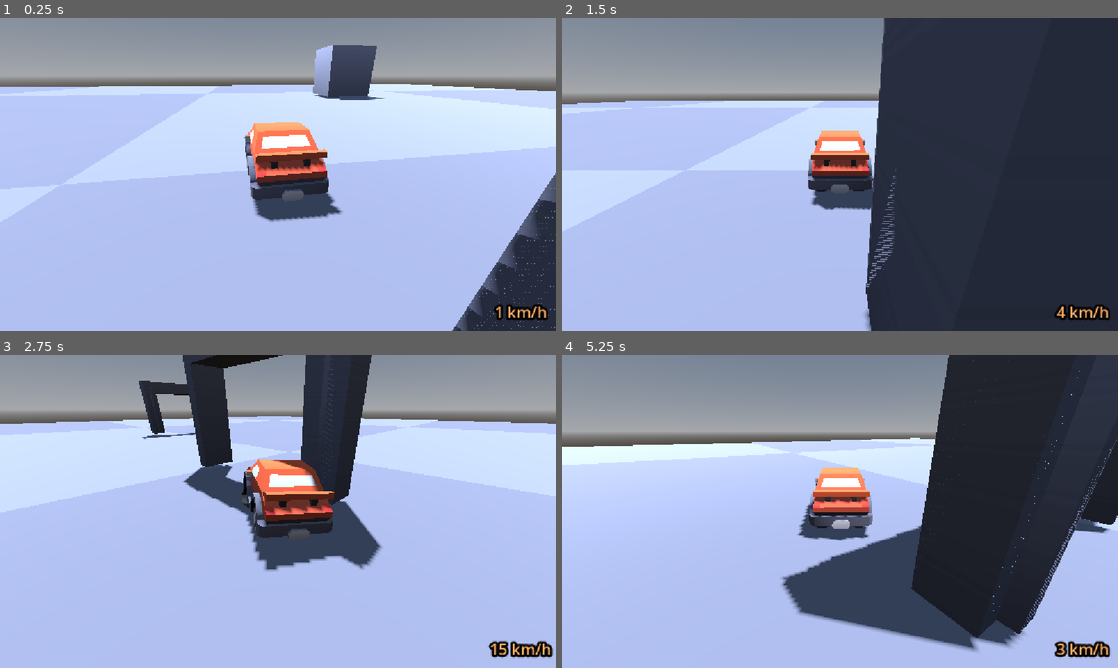
Above: before the commit, frames 1-4 (two rows, left to right).
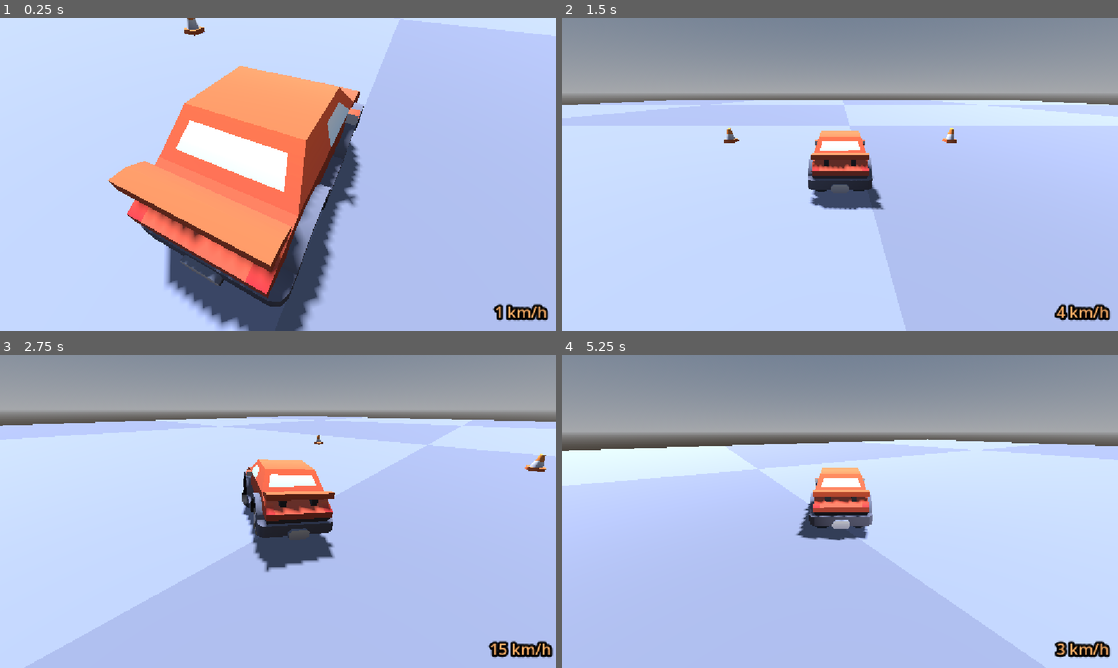
Above: after the commit, the same moments.

Repository: paxakaxap/dungeondriver
Game: Godot game, scene res://Scenes/race_template.tscn
The game is run twice, just before and just after one commit, with the same random seed, the same clock (stepped at 60 frames per second) and the same inputs. Before the commit the project starts from res://Scenes/test_drive2.tscn.
Inputs (mouse positions are in pixels of both pictures, inside the frame that each line leads up to):
- Up to frame 1 (0.25 s): no input
- Up to frame 2 (1.5 s): tap Enter at 0.5, 0.6 s; move the mouse to (962, 158) at 0.52 s; hold Right (ui_right) 0.53-1.28 s; click (962, 158) at 0.67 s; tap Space (ui_select) at 0.77 s; move the mouse to (728, 190) at 1.27 s; hold Down (ui_down) from 1.28 s (still down); tap Keypad Enter at 1.35 s
- Up to frame 3 (2.75 s): tap Space (ui_select) at 1.52 s; move the mouse to (333, 442) at 2.02 s; release Down (ui_down) at 2.03 s; hold Right (ui_right) from 2.03 s (still down); tap Enter at 2.1 s
- Up to frame 4 (5.25 s): move the mouse to (812, 574) at 2.77 s; release Right (ui_right) at 2.78 s; hold Up (ui_up) 2.78-3.53 s; tap Keypad Enter at 2.85, 4.35 s; click (812, 574) at 2.92 s; tap Space (ui_select) at 3.02, 3.77, 4.52 s; move the mouse to (1006, 558) at 3.52 s; hold Left (ui_left) 3.53-5.03 s; tap Enter at 3.6, 5.1 s; move the mouse to (673, 464) at 4.27 s; move the mouse to (867, 511) at 5.02 s; hold Down (ui_down) from 5.03 s (still down); click (867, 511) at 5.17 s

The runs differ from the first frame. In frame 1, 57% of the frame differs, in the area x 0-100%, y 0-100%; in frame 2, 53%; in frame 3, 20%; in frame 4, 40%.

Commit message:
camera fix

Diff:
--- a/Scripts/camera_follow.gd
+++ b/Scripts/camera_follow.gd
@@ -7,18 +7,40 @@
 var target: Node3D
 
 func _ready() -> void:
-	# Try to find the target if not set via NodePath or if it failed
-	if not target and target_path:
+	# 1. Try exported target_path first
+	if not target and not target_path.is_empty():
 		target = get_node_or_null(target_path)
 
-	# If still no target, try to find the car after it has been spawned
+	# 2. Try finding the car in the "player_car" group
 	if not target:
-		await get_tree().process_frame
-		var scene = get_tree().current_scene
-		for node in scene.get_children():
-			if node.name.begins_with("car_base_a"):
-				target = node
+		var player_cars = get_tree().get_nodes_in_group("player_car")
+		if player_cars.size() > 0:
+			target = player_cars[0] as Node3D
+
+	# 3. If still not found (e.g. race_template spawning asynchronously), wait a couple frames and search group or scene
+	if not target:
+		for i in range(5):
+			await get_tree().process_frame
+			var player_cars = get_tree().get_nodes_in_group("player_car")
+			if player_cars.size() > 0:
+				target = player_cars[0] as Node3D
 				break
+			# Fallback: check by scene node name
+			var scene = get_tree().current_scene
+			if scene:
+				for node in scene.get_children():
+					if node.name.begins_with("car_base_a"):
+						target = node as Node3D
+						break
+			if target:
+				break
+
+	# Automatically set the target_path NodePath so it points to the found car
+	if target:
+		target_path = get_path_to(target)
+		print("Camera successfully attached to target: ", target.name)
+	else:
+		print("CameraWarning: Could not find target car to follow!")
 func _physics_process(delta: float) -> void:
 	if not target:
 		return
--- a/Scripts/racing/start_finish_line.gd
+++ b/Scripts/racing/start_finish_line.gd
@@ -5,10 +5,14 @@
 @export var car_scene: PackedScene = preload("res://Prefabs/car_base_a.tscn")
 
 func spawn_racers() -> void:
-	for marker in spawn_markers:
+	for i in range(spawn_markers.size()):
+		var marker = spawn_markers[i]
 		var car = car_scene.instantiate()
 		get_tree().current_scene.add_child(car)
 		car.global_transform = marker.global_transform
+		# Make the first spawned car (or all cars) part of the player/camera group
+		if i == 0:
+			car.add_to_group("player_car")
 func _ready() -> void:
 	body_entered.connect(_on_body_entered)
 	# Optionally call spawn_racers here or trigger it from the RaceManager
--- a/project.godot
+++ b/project.godot
@@ -11,7 +11,7 @@
 [application]
 
 config/name="DungeonDriverWeb"
-run/main_scene="uid://bb5o2b42w0ur8"
+run/main_scene="uid://0txiole8x7i8"
 config/features=PackedStringArray("4.7", "GL Compatibility")
 config/icon="res://icon.svg"
 
